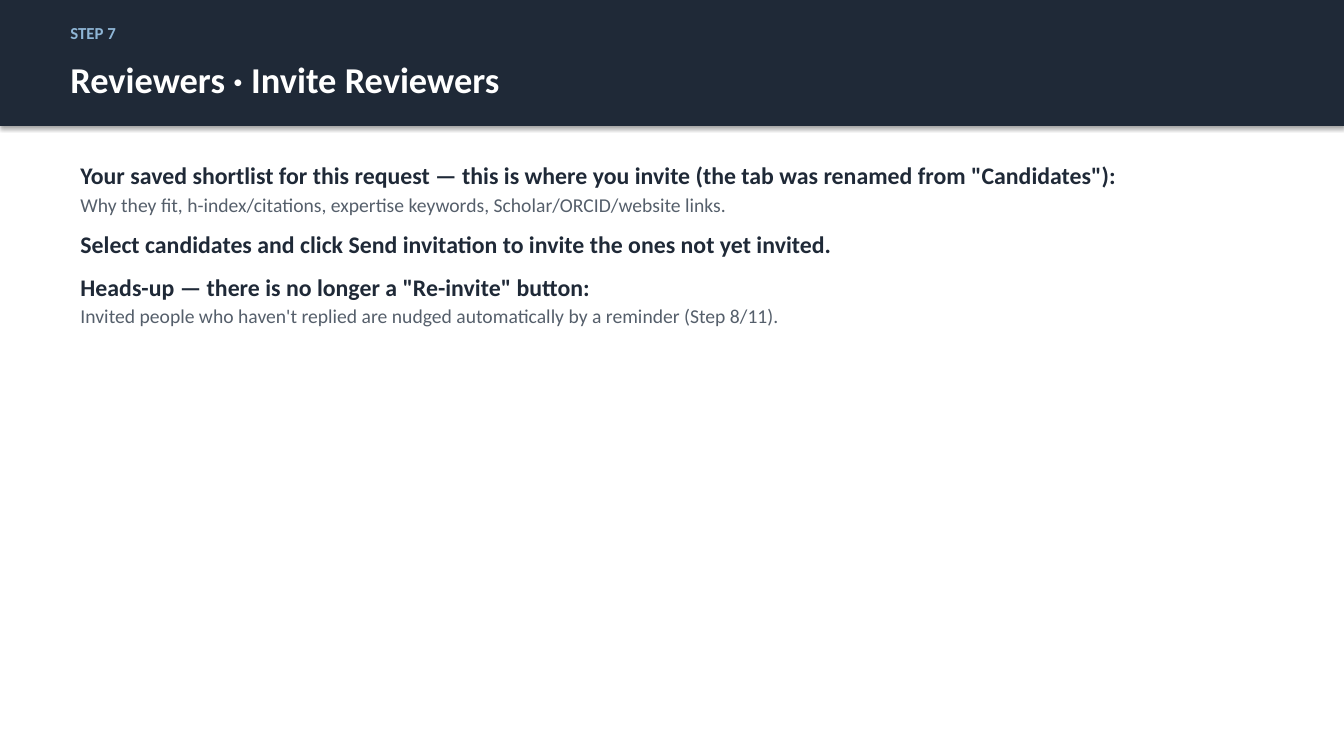
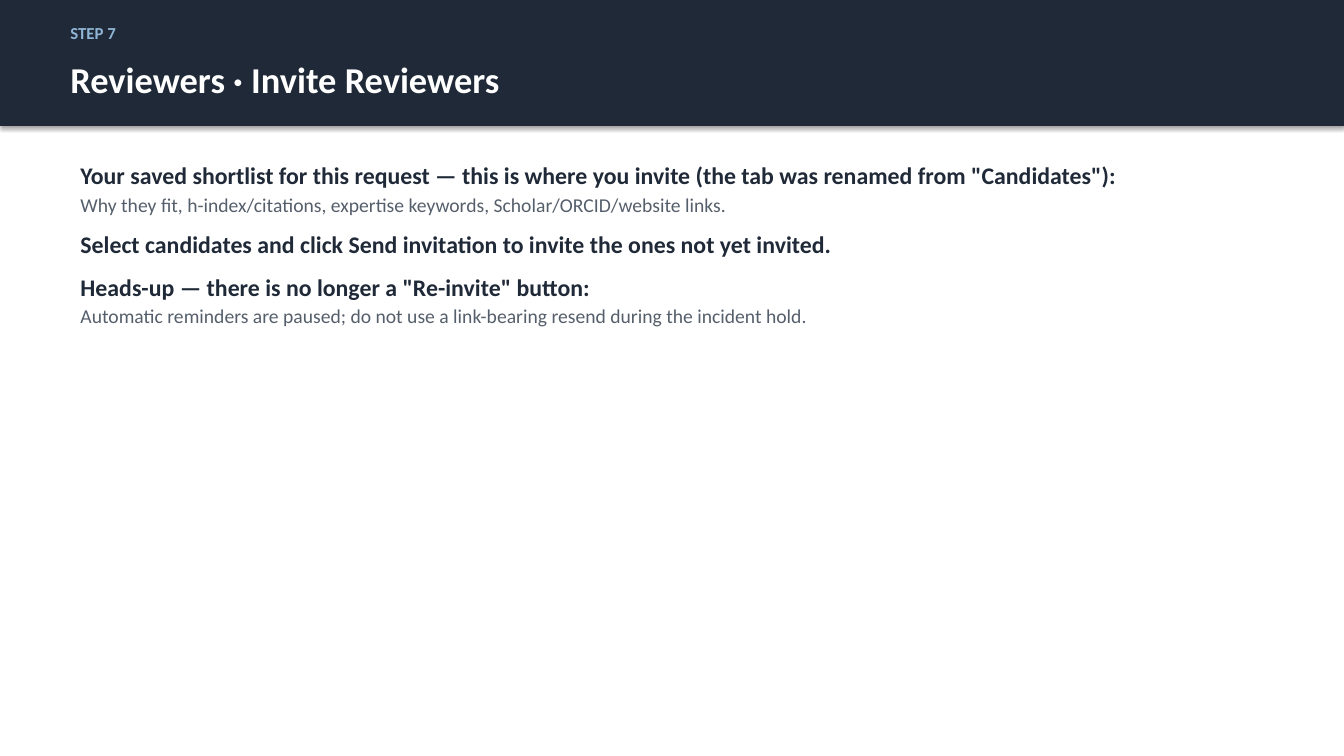
Before and after one commit to justingallivan/wmkf-research-apps, a slide deck: slide 16 of docs/onboarding/Workbench_Onboarding_PD.pptx. Drawn at 1344x756 pixels with LibreOffice and Linux fonts; fonts in the diff are those of the drawing. Boxes give left, top, right and bottom in pixels: in the first picture for what was removed or moved away, otherwise in the second. Text is boxed around its words. In the diff, an @@ line names an element or a change of style, - is before the commit and + after.

Commit message:
Guard reviewer reminder incident hold

```diff
--- a/docs/onboarding/Workbench_Onboarding_PD.pptx
+++ b/docs/onboarding/Workbench_Onboarding_PD.pptx
@@ text at bbox=[80, 309, 806, 327]: text changed @@
-  Invited people who haven't replied are nudged automatically by a reminder (Step 8/11).
+  Automatic reminders are paused; do not use a link-bearing resend during the incident hold.
```
Also in this commit, not shown: 3 other slides changed, 22 other files.
